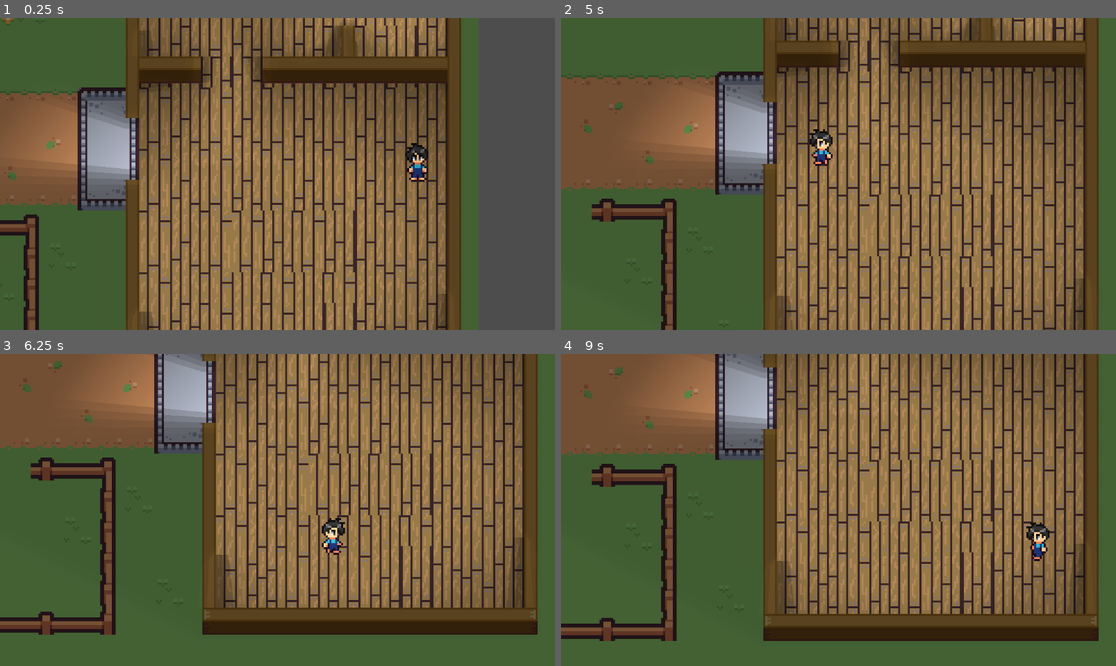
Above: before the commit, frames 1-4 (two rows, left to right).
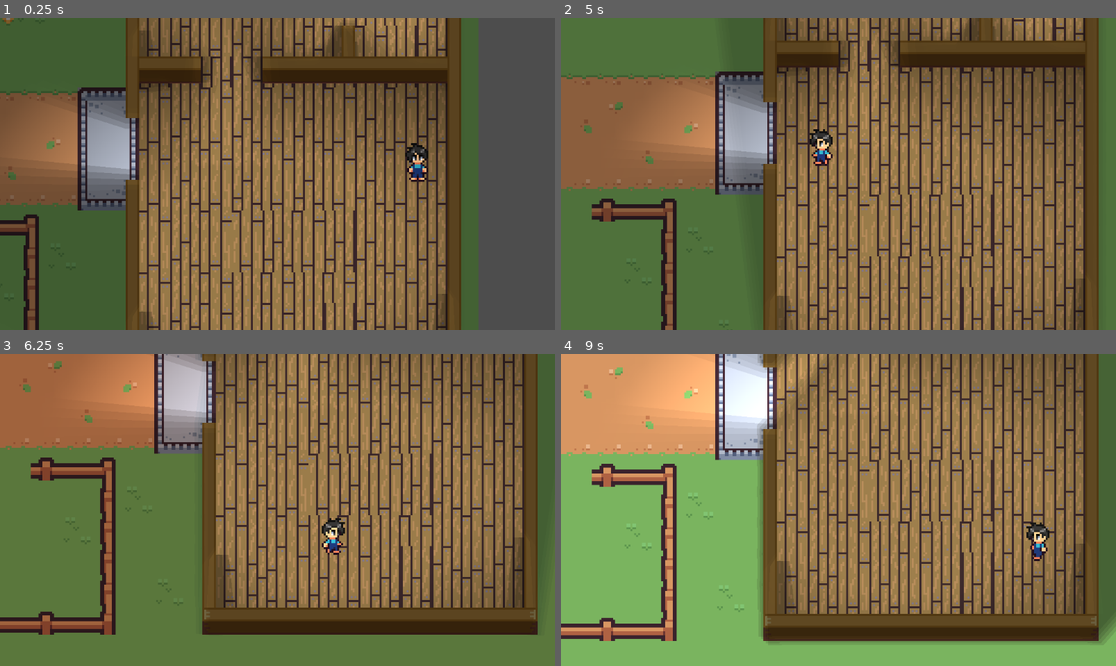
Above: after the commit, the same moments.

Repository: ARCsweden/GameJam2026SpringA
Game: Godot game, scene res://Scenes/game.tscn
Same seed, same stepped clock (60 frames per second), same inputs: the game is played once before the commit and once after it.
Inputs:
- Up to frame 1 (0.25 s): no input
- Up to frame 2 (5 s): hold D (Right) 0.53-1.28 s; hold Space (Action) 0.53-1.28 s; hold S (Down) 1.28-2.03 s; tap one key every 0.75 s from 1.35 s: Q (L Action) E (R Action) Space (Action) Q (L Action) E (R Action); hold D (Right) 2.03-2.78 s; hold W (Up) 2.78-3.53 s; hold A (Left) from 3.53 s (still down)
- Up to frame 3 (6.25 s): release A (Left) at 5.03 s; hold S (Down) 5.03-5.78 s; hold Space (Action) 5.03-5.78 s; hold D (Right) from 5.78 s (still down); tap Q (L Action) at 5.85 s
- Up to frame 4 (9 s): release D (Right) at 6.53 s; hold W (Up) 6.53-7.28 s; tap one key every 0.75 s from 6.6 s: E (R Action) Space (Action) Q (L Action) E (R Action); hold D (Right) 7.28-8.03 s; hold S (Down) 8.03-8.78 s; hold A (Left) from 8.78 s (still down)

The runs differ from the first frame. In frame 2, 10% of the frame differs, in the area x 0-28%, y 18-100%; in frame 3, 26%; in frame 4, 43%, in the area x 0-100%, y 0-100%.

Commit message:
Update Lighting.tscn

Diff:
--- a/siesta-pizza/Scenes/Lighting.tscn
+++ b/siesta-pizza/Scenes/Lighting.tscn
@@ -25,12 +25,6 @@
 fill = 1
 fill_from = Vector2(0.45217392, 0.5652174)
 
-[sub_resource type="Environment" id="Environment_mr3rd"]
-sdfgi_enabled = true
-glow_enabled = true
-fog_enabled = true
-volumetric_fog_enabled = true
-
 [node name="CanvasModulate" type="CanvasModulate" unique_id=255862130]
 color = Color(0.48443317, 0.46931142, 0.46906638, 1)
 
@@ -47,6 +41,7 @@
 height = 0.04
 max_distance = 719.0
 script = ExtResource("1_mr3rd")
+day_length = 30
 sunset_color = Color(1, 0.49019608, 0.24313726, 1)
 
 [node name="PointLight2D" type="PointLight2D" parent="." unique_id=374974240]
@@ -75,6 +70,3 @@
 shadow_filter = 1
 shadow_filter_smooth = 3.8
 texture = SubResource("GradientTexture2D_h4fw4")
-
-[node name="WorldEnvironment" type="WorldEnvironment" parent="." unique_id=1652196651]
-environment = SubResource("Environment_mr3rd")
